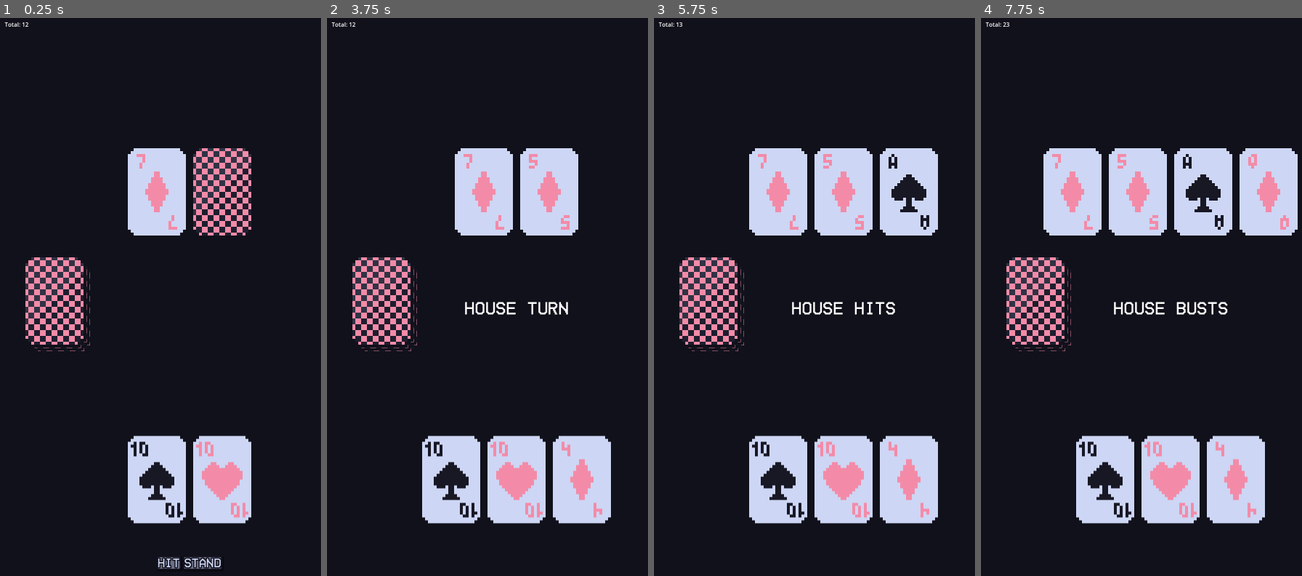
Above: before the commit, frames 1-4 (left to right).
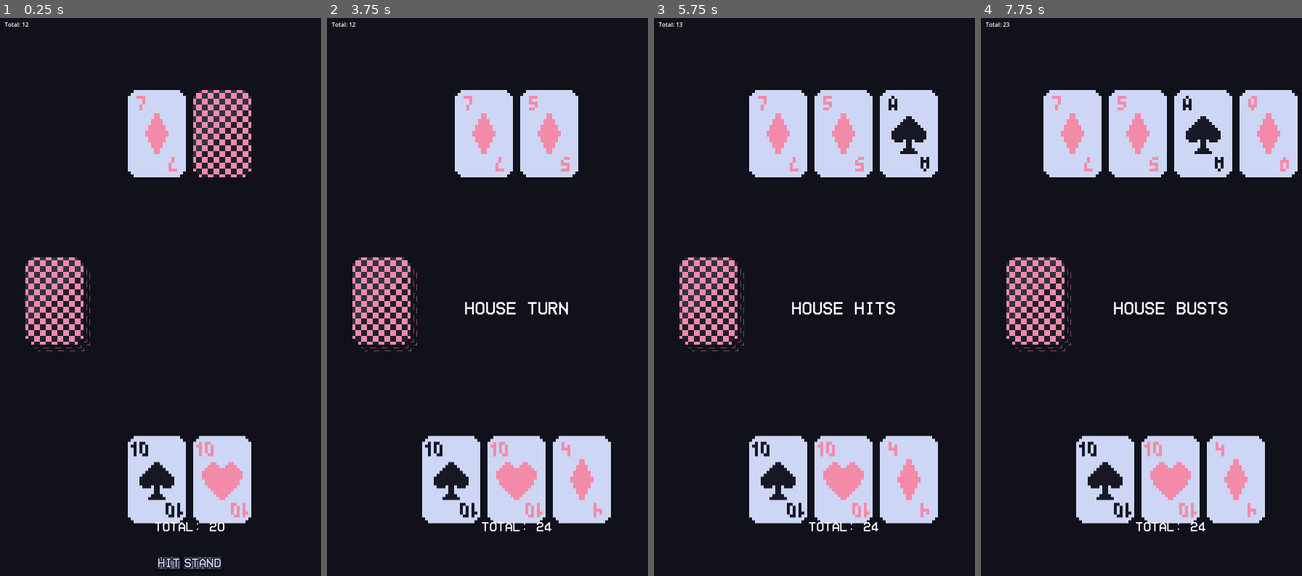
Above: after the commit, the same moments.

Repository: Virkkunen/twentyone
Game: Godot game, scene res://scenes/game.tscn
Two runs of this game, one before a commit and one after it. Both use one fixed random seed, a clock stepped at 60 frames per second and the inputs below.
Inputs (mouse positions are in pixels of both pictures, inside the frame that each line leads up to):
- Up to frame 1 (0.25 s): no input
- Up to frame 2 (3.75 s): click "HIT" at 0.5 s; tap Enter at 1.25, 2.75 s; move the mouse to (603, 280) at 1.27 s; click (603, 280) at 1.42 s; tap Space at 2, 3.5 s; drag from (439, 336) to (497, 425) at 2.02 s; move the mouse to (554, 179) at 2.77 s; click (554, 179) at 2.92 s; drag from (497, 425) to (397, 218) at 3.52 s
- Up to frame 3 (5.75 s): tap Enter at 4.25 s; move the mouse to (962, 397) at 4.27 s; click (962, 397) at 4.42 s; tap Space at 5 s; drag from (724, 218) to (785, 163) at 5.02 s
- Up to frame 4 (7.75 s): move the mouse to (1189, 308) at 5.77 s; click (1189, 308) at 5.92 s; drag from (1112, 163) to (1093, 336) at 6.52 s; move the mouse to (1257, 280) at 7.27 s; click (1257, 280) at 7.42 s

The runs differ from the first frame. In frame 1, 6.8% of the frame differs, in the area x 39-79%, y 12-93%; in frame 2, 7.9%; in frame 3, 11%; in frame 4, 15%, in the area x 19-99%, y 12-93%.

Commit message:
fix house anchor

Diff:
--- a/scenes/game.tscn
+++ b/scenes/game.tscn
@@ -172,7 +172,6 @@
 grow_vertical = 2
 
 [node name="HBoxContainer" type="HBoxContainer" parent="Player/CanvasLayer/Control/CenterContainer"]
-custom_minimum_size = Vector2(22, 32)
 layout_mode = 2
 alignment = 1
 
@@ -188,12 +187,18 @@
 anchor_bottom = 1.0
 grow_horizontal = 2
 grow_vertical = 2
+size_flags_horizontal = 3
+size_flags_vertical = 6
 
 [node name="CenterContainer" type="CenterContainer" parent="House/CanvasLayer/Control"]
-layout_mode = 2
-offset_right = 1080.0
-offset_bottom = 960.0
-grow_horizontal = 2
+layout_mode = 1
+anchors_preset = 14
+anchor_top = 0.5
+anchor_right = 1.0
+anchor_bottom = 0.5
+offset_top = -960.0
+grow_horizontal = 2
+grow_vertical = 2
 
 [node name="HBoxContainer" type="HBoxContainer" parent="House/CanvasLayer/Control/CenterContainer"]
 layout_mode = 2
@@ -319,13 +324,15 @@
 text = "Stand"
 
 [node name="Total" type="Label" parent="HUD/PlayerCanvas/Control"]
-layout_mode = 2
-anchor_top = -0.075
-anchor_bottom = -0.075
-offset_left = 50.0
-offset_top = 1790.0
-offset_right = 1030.0
-offset_bottom = 1823.0
+layout_mode = 1
+anchors_preset = -1
+anchor_top = 0.875
+anchor_right = 1.0
+anchor_bottom = 0.875
+offset_top = -16.5
+offset_bottom = 16.5
+grow_horizontal = 2
+grow_vertical = 2
 theme_override_fonts/font = ExtResource("4_1romf")
 theme_override_font_sizes/font_size = 36
 text = "Total: 21"
